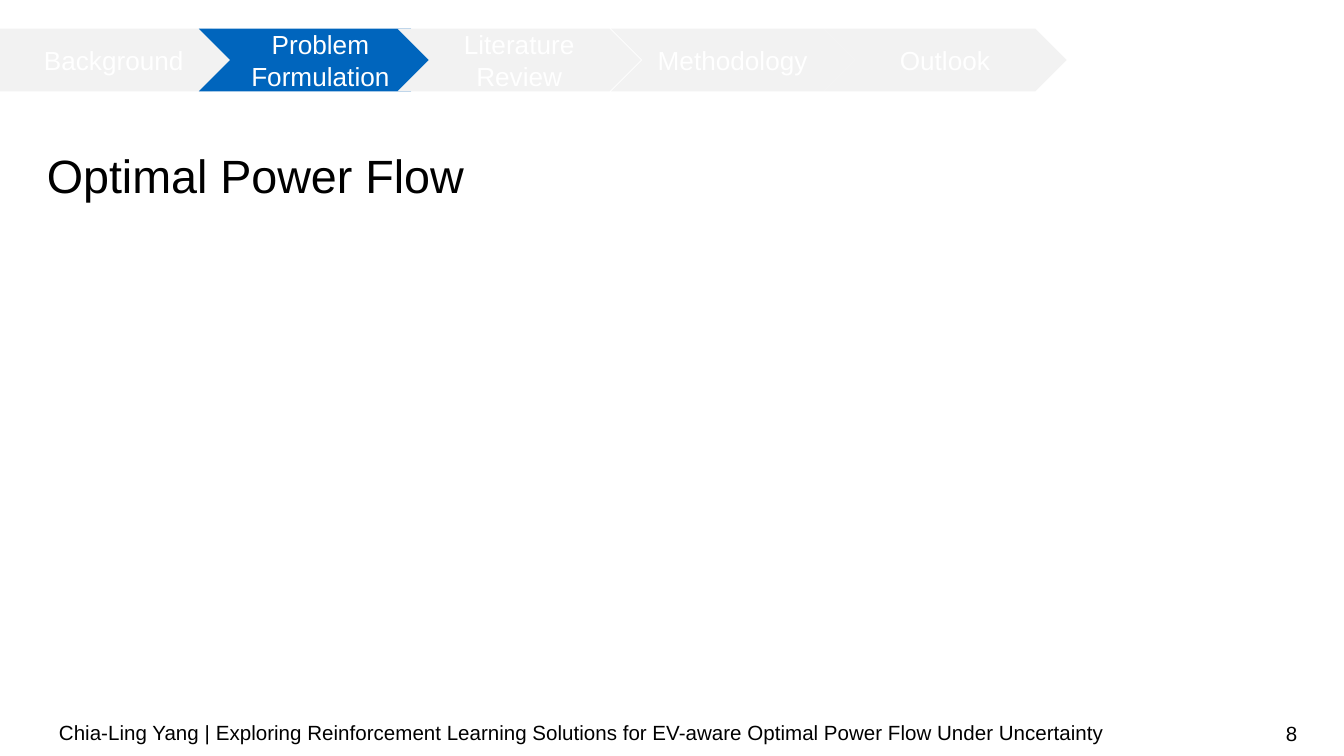
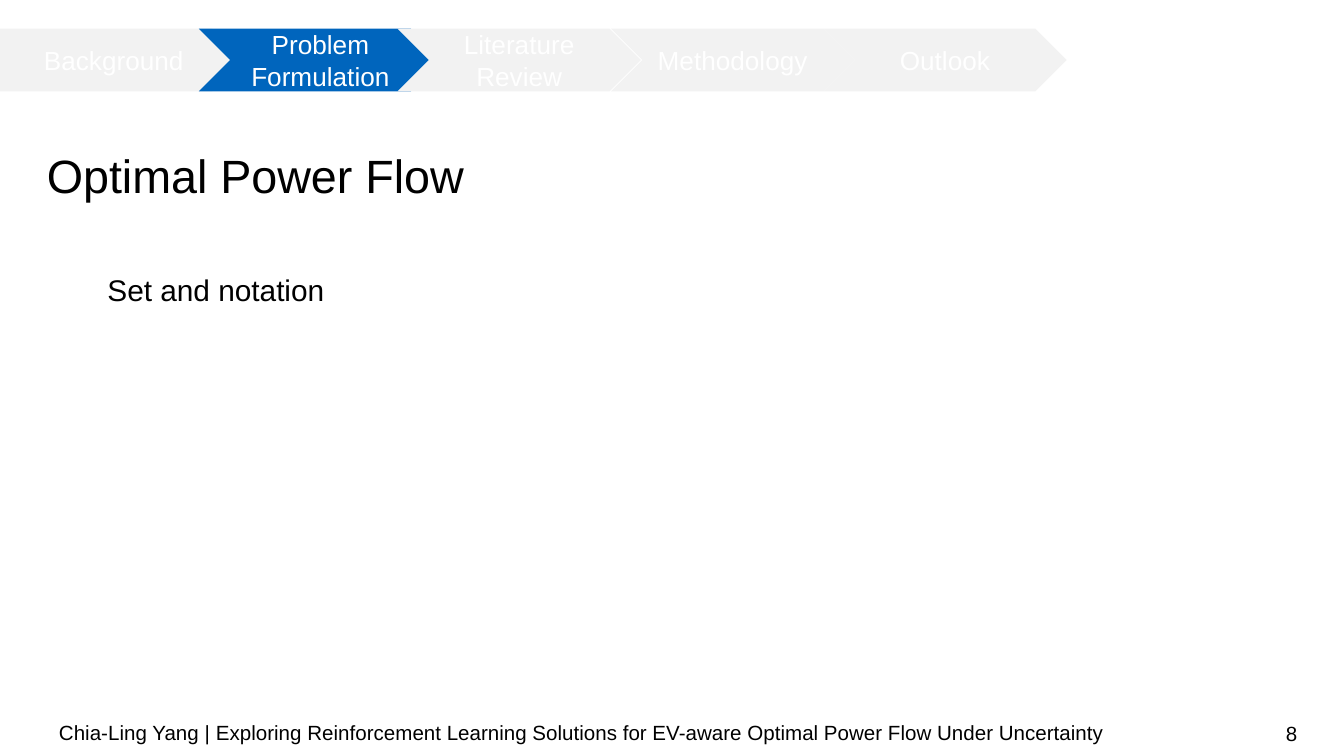
Before and after one commit to chialingyang7718/RL_OPF_EVaware, a slide deck: slide 8 of Mid-term Presentation.pptx. Drawn at 1344x756 pixels with LibreOffice and Linux fonts; fonts in the diff are those of the drawing; background and template pictures are left out. Boxes give left, top, right and bottom in pixels: in the first picture for what was removed or moved away, otherwise in the second. Text is boxed around its words. In the diff, an @@ line names an element or a change of style, - is before the commit and + after.

```diff
--- a/Mid-term Presentation.pptx
+++ b/Mid-term Presentation.pptx
@@ text added at [107, 279, 324, 302], 16 pt, text #000000 @@
+Set and notation
```
Also in this commit, not shown: 5 other slides changed, 1 slide added, 2 slides removed, 2 other files.
